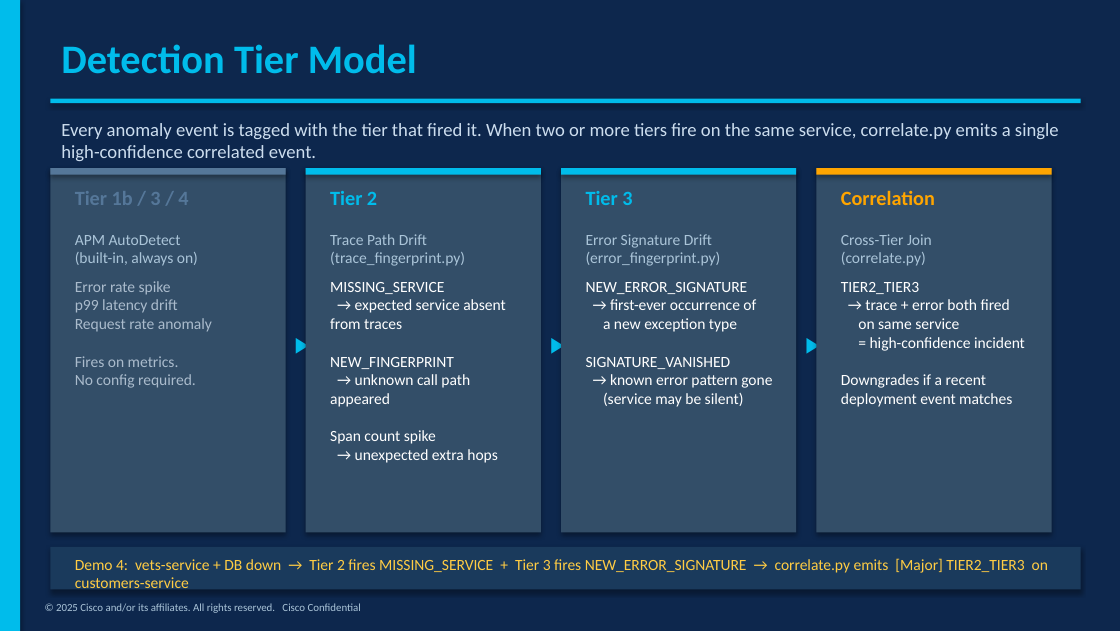
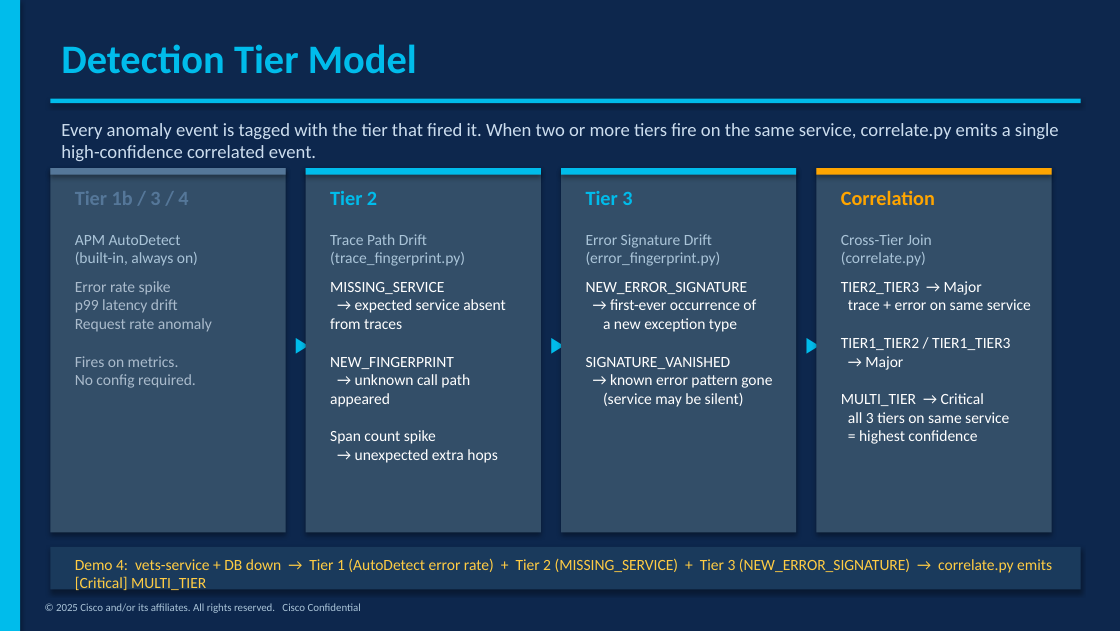
Before and after one commit to mqbui1/o11y-behaviorbaseline, a slide deck: slide 3 of Behavioral_Baseline_Deck.pptx. Drawn at 1120x631 pixels with LibreOffice and Linux fonts; fonts in the diff are those of the drawing. Boxes give left, top, right and bottom in pixels: in the first picture for what was removed or moved away, otherwise in the second. Text is boxed around its words. In the diff, an @@ line names an element or a change of style, - is before the commit and + after.

```diff
--- a/Behavioral_Baseline_Deck.pptx
+++ b/Behavioral_Baseline_Deck.pptx
@@ text at [841,281,1031,444]: text changed @@
-TIER2_TIER3
-→ trace + error both fired
-on same service
-= high-confidence incident
-Downgrades if a recent
-deployment event matches
+TIER2_TIER3 → Major
+trace + error on same service
+TIER1_TIER2 / TIER1_TIER3
+→ Major
+MULTI_TIER → Critical
+all 3 tiers on same service
+= highest confidence
@@ text at [75,559,1052,591]: text changed @@
-Demo 4: vets-service + DB down → Tier 2 fires MISSING_SERVICE + Tier 3 fires NEW_ERROR_SIGNATURE → correlate.py emits [Major] TIER2_TIER3 on customers-service
+Demo 4: vets-service + DB down → Tier 1 (AutoDetect error rate) + Tier 2 (MISSING_SERVICE) + Tier 3 (NEW_ERROR_SIGNATURE) → correlate.py emits [Critical] MULTI_TIER
```
Also in this commit, not shown: 4 other slides changed, 1 other file.
